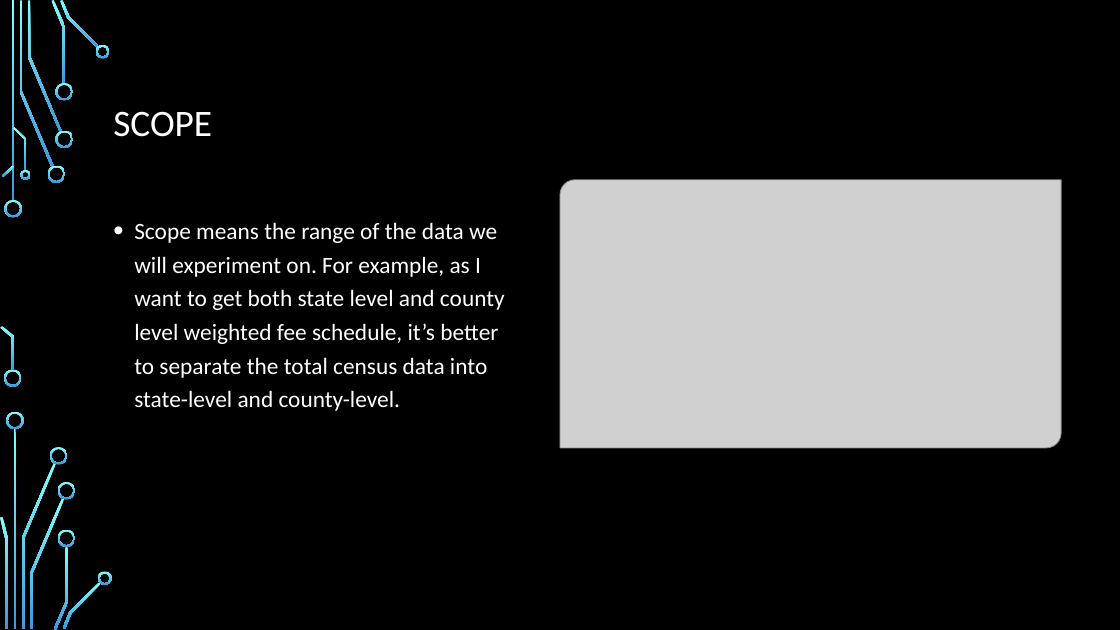
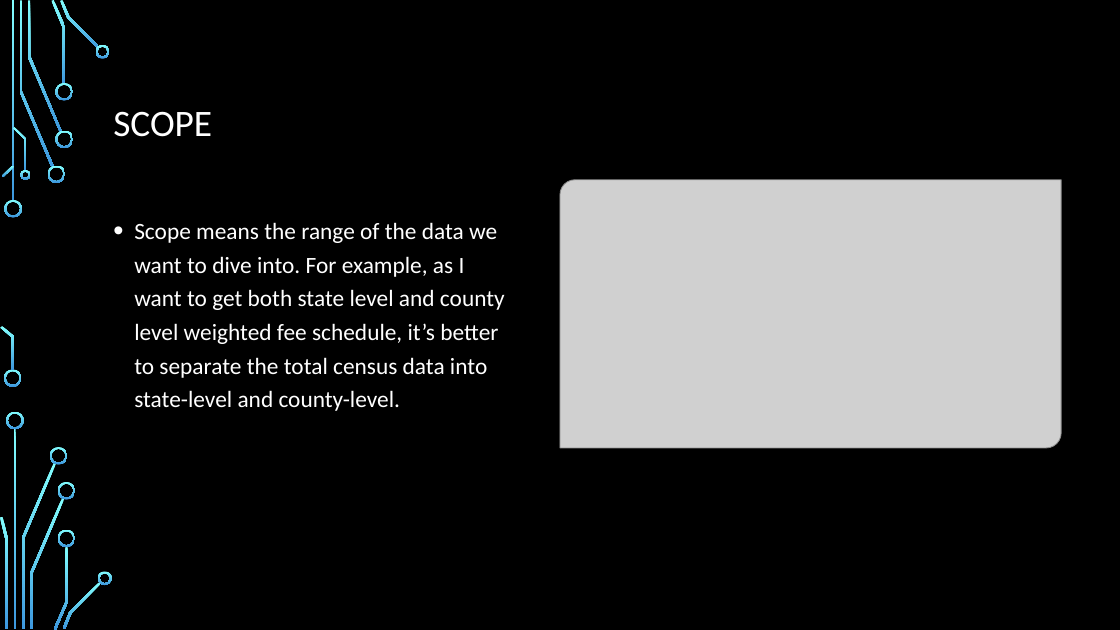
Before and after one commit to dev-hyang/data_analysis_medicaid, a slide deck: slide 14 of Presentation_v1.0.pptx. Drawn at 1120x630 pixels with LibreOffice and Linux fonts; fonts in the diff are those of the drawing; grey boxes stand for pictures; background and template pictures are left out. Boxes give left, top, right and bottom in pixels: in the first picture for what was removed or moved away, otherwise in the second. Text is boxed around its words. In the diff, an @@ line names an element or a change of style, - is before the commit and + after.

```diff
--- a/Presentation_v1.0.pptx
+++ b/Presentation_v1.0.pptx
@@ text at [134, 222, 505, 411]: text changed @@
-• Scope means the range of the data we will experiment on. For example, as I want to get both state level and county level weighted fee schedule, it’s better to separate the total census data into state-level and county-level.
+• Scope means the range of the data we want to dive into. For example, as I want to get both state level and county level weighted fee schedule, it’s better to separate the total census data into state-level and county-level.
```
Also in this commit, not shown: 8 other slides changed, 2 other files.
